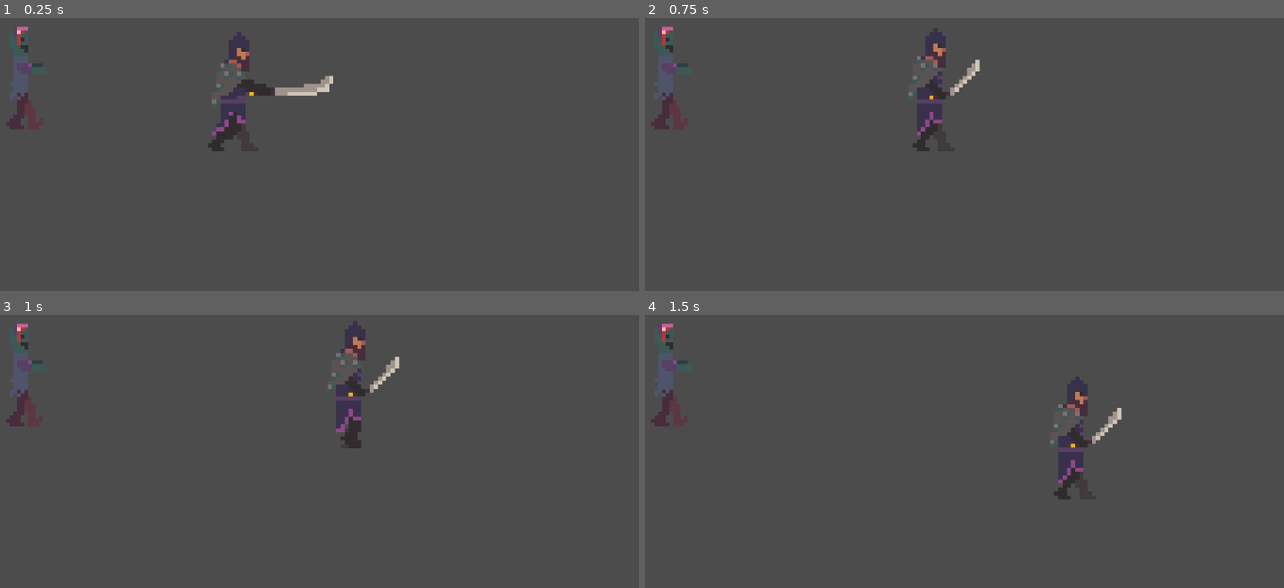
Above: before the commit, frames 1-4 (two rows, left to right).
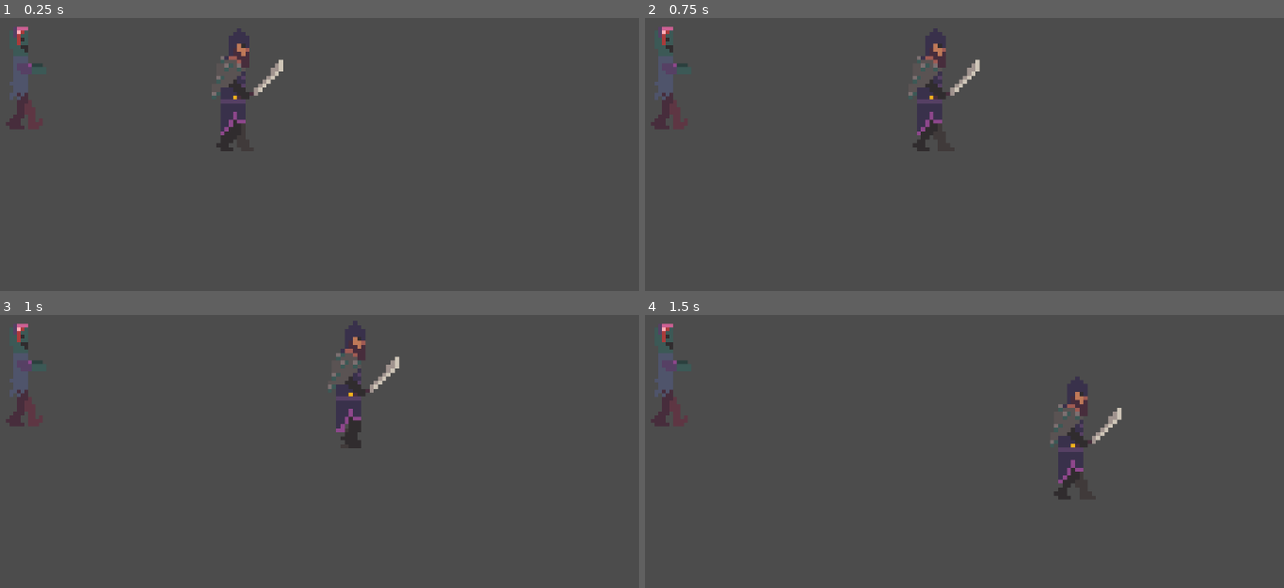
Above: after the commit, the same moments.

Repository: imav97/GMTK2021
Game: Godot game, scene res://TEST_SCENE.tscn
Same seed, same stepped clock (60 frames per second), same inputs: the game is played once before the commit and once after it.
Inputs (mouse positions are in pixels of both pictures, inside the frame that each line leads up to):
- Up to frame 1 (0.25 s): no input
- Up to frame 2 (0.75 s): tap Enter at 0.5 s; move the mouse to (1073, 50) at 0.52 s; press the mouse at (1073, 50) at 0.53 s; hold D (right) from 0.53 s (still down)
- Up to frame 3 (1 s): keep holding D (right)
- Up to frame 4 (1.5 s): move the mouse to (760, 391) at 1.27 s; release D (right) at 1.28 s; release the mouse at (760, 391) at 1.28 s; hold S (down) from 1.28 s (still down); tap Shift (mana_attack) at 1.35 s

The runs differ from the first frame. In frame 1, 1.5% of the frame differs, in the area x 32-53%, y 3-49%; in frame 2, nothing differs; in frame 3, nothing differs; in frame 4, nothing differs.

Commit message:
better saladin animation

Diff:
--- a/gmtk2021/KeyboardCharacter.tscn
+++ b/gmtk2021/KeyboardCharacter.tscn
@@ -6,7 +6,7 @@
 [sub_resource type="Animation" id=1]
 resource_name = "attack"
 length = 0.5
-step = 0.15
+step = 0.125
 tracks/0/type = "value"
 tracks/0/path = NodePath("Sprite:frame")
 tracks/0/interp = 1
@@ -14,10 +14,10 @@
 tracks/0/imported = false
 tracks/0/enabled = true
 tracks/0/keys = {
-"times": PoolRealArray( 0, 0.3 ),
-"transitions": PoolRealArray( 1, 1 ),
+"times": PoolRealArray( 0, 0.125, 0.25 ),
+"transitions": PoolRealArray( 1, 1, 1 ),
 "update": 1,
-"values": [ 4, 5 ]
+"values": [ 4, 5, 6 ]
 }
 tracks/1/type = "method"
 tracks/1/path = NodePath(".")
@@ -26,7 +26,7 @@
 tracks/1/imported = false
 tracks/1/enabled = true
 tracks/1/keys = {
-"times": PoolRealArray( 0.45 ),
+"times": PoolRealArray( 0.375 ),
 "transitions": PoolRealArray( 1 ),
 "values": [ {
 "args": [  ],
@@ -48,7 +48,7 @@
 "times": PoolRealArray( 0, 0.5 ),
 "transitions": PoolRealArray( 1, 1 ),
 "update": 1,
-"values": [ 6, 7 ]
+"values": [ 7, 8 ]
 }
 
 [sub_resource type="Animation" id=3]
@@ -85,8 +85,8 @@
 
 [node name="Sprite" type="Sprite" parent="."]
 texture = ExtResource( 2 )
-hframes = 8
-frame = 5
+hframes = 9
+frame = 7
 
 [node name="CollisionShape2D" type="CollisionShape2D" parent="."]
 shape = SubResource( 4 )
Binary file changed: gmtk2021/Resources/saladin.png
